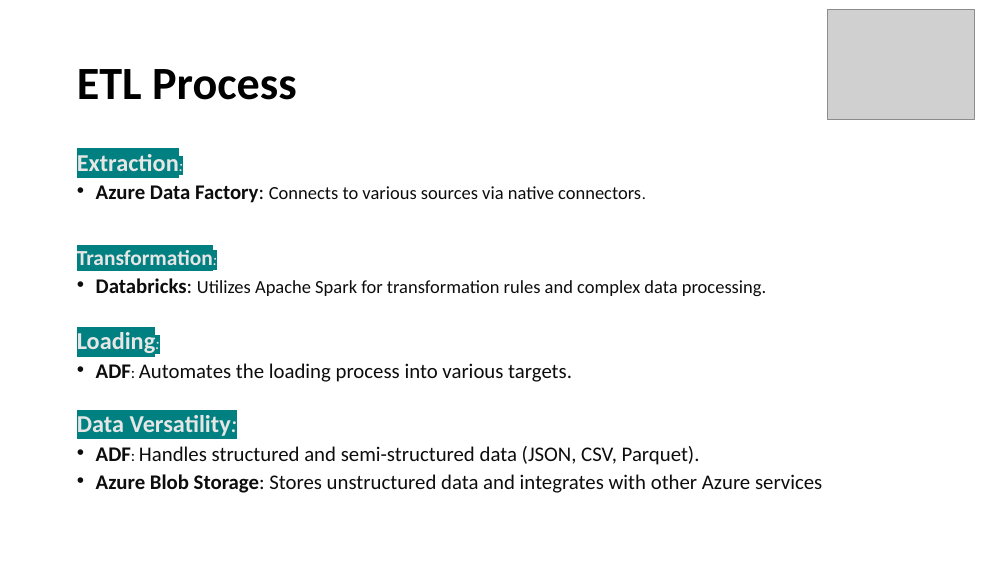
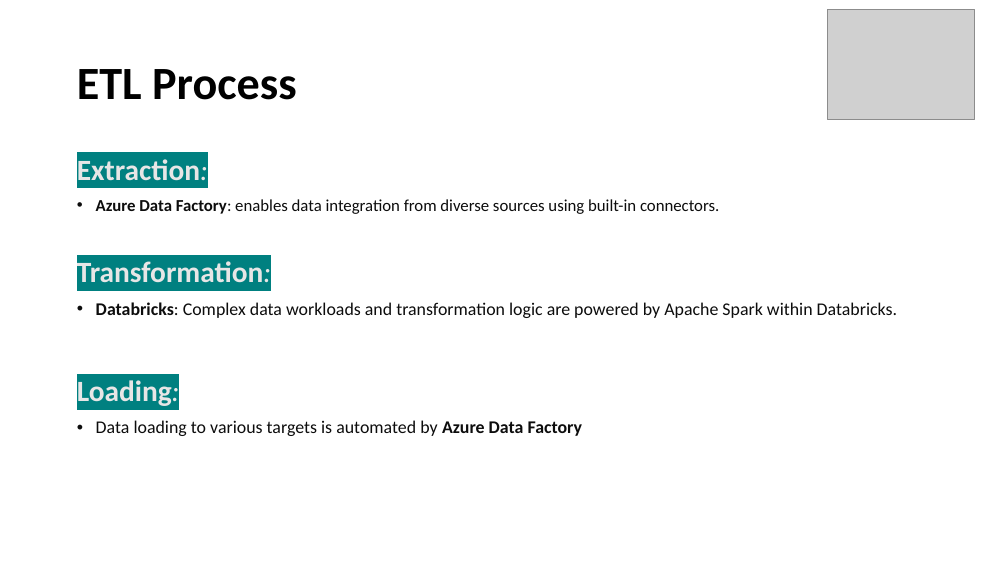
Before and after one commit to rrsharmaa/Credit_Lending, a slide deck: slide 4 of High_level_architechture/Credit Lending HLA.pptx. Drawn at 1008x567 pixels with LibreOffice and Linux fonts; fonts in the diff are those of the drawing; grey boxes stand for pictures. Boxes give left, top, right and bottom in pixels: in the first picture for what was removed or moved away, otherwise in the second. Text is boxed around its words. In the diff, an @@ line names an element or a change of style, - is before the commit and + after.

```diff
--- a/High_level_architechture/Credit Lending HLA.pptx
+++ b/High_level_architechture/Credit Lending HLA.pptx
@@ text at [77, 159, 271, 409]: size 23.1 to 28 pt in "Extraction:", "Loading:"; size 15.4 to 28 pt in "Extraction:", "Transformation:", "Loading:"; size 20.4 to 28 pt in "Transformation:"; line spacing 0.7 to 0.9 @@
@@ text at [96, 199, 719, 214]: text changed; size 17.6 to 16 pt @@
-• Azure Data Factory: Connects to various sources via native connectors.
+• Azure Data Factory: enables data integration from diverse sources using built-in connectors.
@@ text at [96, 302, 897, 318]: text changed; size 17.6 to 17 pt @@
-• Databricks: Utilizes Apache Spark for transformation rules and complex data processing.
+• Databricks: Complex data workloads and transformation logic are powered by Apache Spark within Databricks.
@@ text at [96, 420, 583, 436]: text changed; size 19.8 to 17 pt @@
-• ADF: Automates the loading process into various targets.
-Data Versatility:
-• ADF: Handles structured and semi-structured data (JSON, CSV, Parquet).
-• Azure Blob Storage: Stores unstructured data and integrates with other Azure services
+• Data loading to various targets is automated by Azure Data Factory
```
Also in this commit, not shown: 1 other slide changed.
